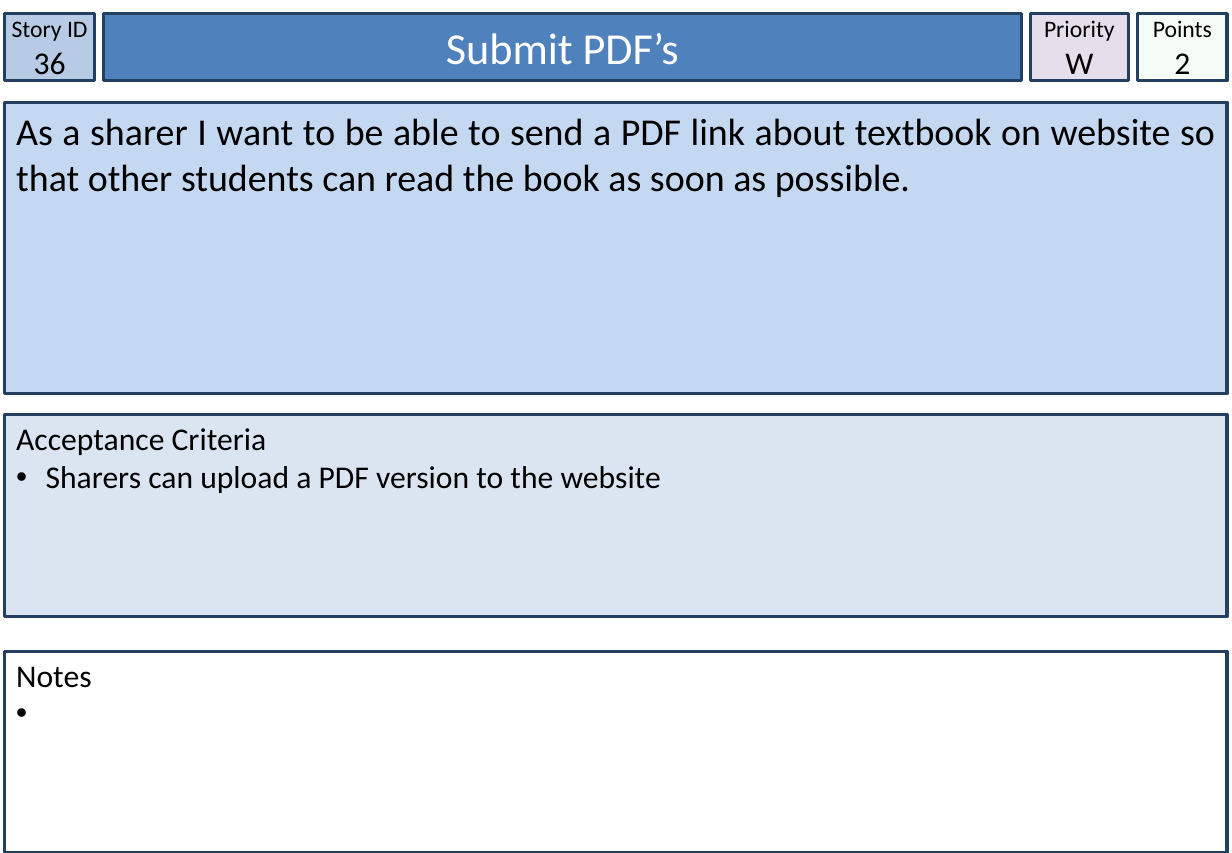
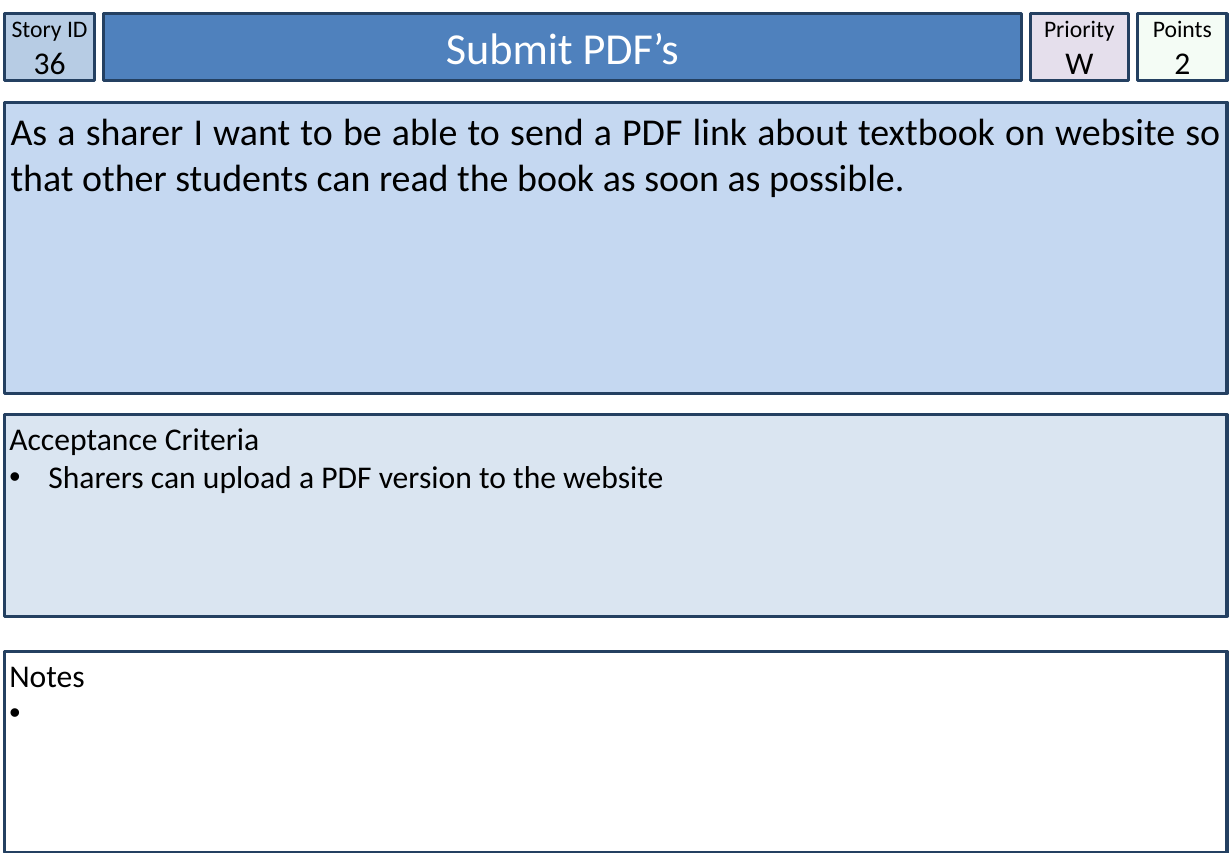
Before and after one commit to jonathancromie/IFB299-Textbook-Sharing-Scheme, a slide deck: slide 58 of User Stories.pptx (slide 59 before the commit). Drawn at 1232x853 pixels with LibreOffice and Linux fonts; fonts in the diff are those of the drawing. Boxes give left, top, right and bottom in pixels: in the first picture for what was removed or moved away, otherwise in the second. Text is boxed around its words. In the diff, an @@ line names an element or a change of style, - is before the commit and + after.

```diff
--- a/User Stories.pptx
+++ b/User Stories.pptx
@@ text "As a sharer I want ...": place and size @@
-text "As a sharer I want ..." at box(5, 102, 1227, 394)
+text "As a sharer I want ..." at box(11, 118, 1220, 197)
@@ text "As a sharer I want ..." at box(11, 118, 1220, 197): fill #C5D8F1 to none; outline #244061 2 pt to none @@
@@ rectangle added at box(5, 102, 1227, 394), fill #C5D8F1, outline #244061 2 pt @@
@@ text "Acceptance Criteria": place and size @@
-text "Acceptance Criteria" at box(5, 415, 1227, 617)
+text "Acceptance Criteria" at box(9, 428, 663, 493)
@@ text "Acceptance Criteria" at box(9, 428, 663, 493): fill #DAE5F1 to none; outline #244061 2 pt to none @@
@@ rectangle added at box(5, 415, 1227, 617), fill #DAE5F1, outline #244061 2 pt @@
@@ text at box(48, 466, 663, 493): indent changed @@
@@ text "Notes": place and size @@
-text "Notes" at box(5, 652, 1227, 853)
+text "Notes" at box(9, 666, 84, 688)
@@ text "Notes" at box(9, 666, 84, 688): fill #FFFFFF to none; outline #244061 2 pt to none @@
@@ rectangle added at box(5, 652, 1227, 853), fill #FFFFFF, outline #244061 2 pt @@
```
Also in this commit, not shown: 57 other slides changed, 1 slide removed.
